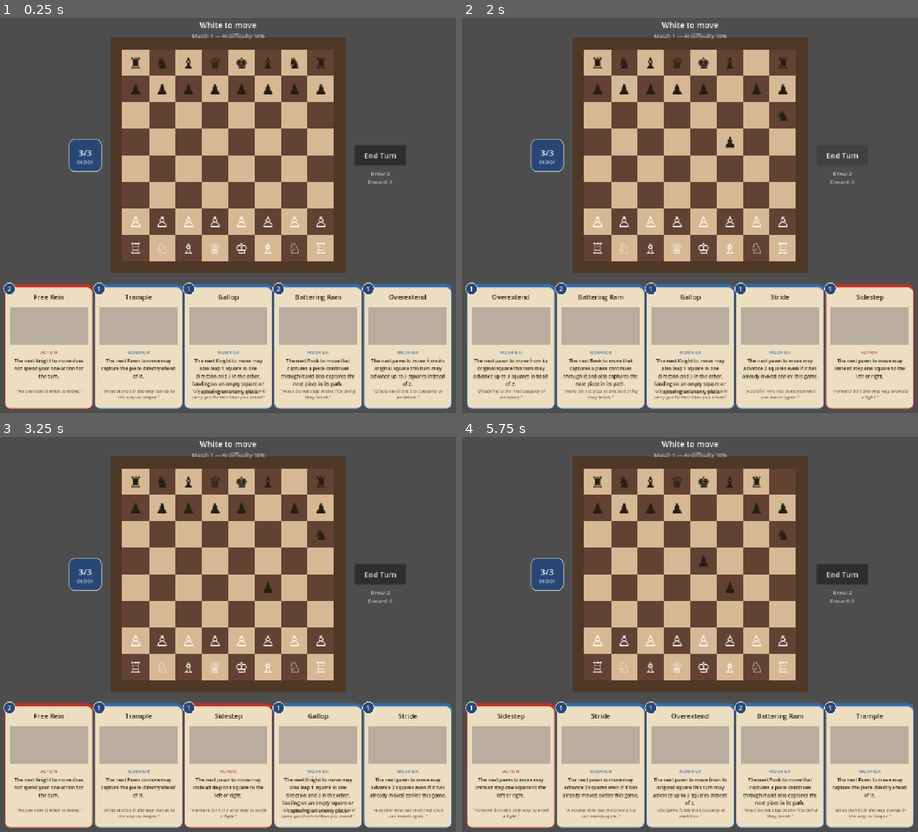
Above: before the commit, frames 1-4 (two rows, left to right).
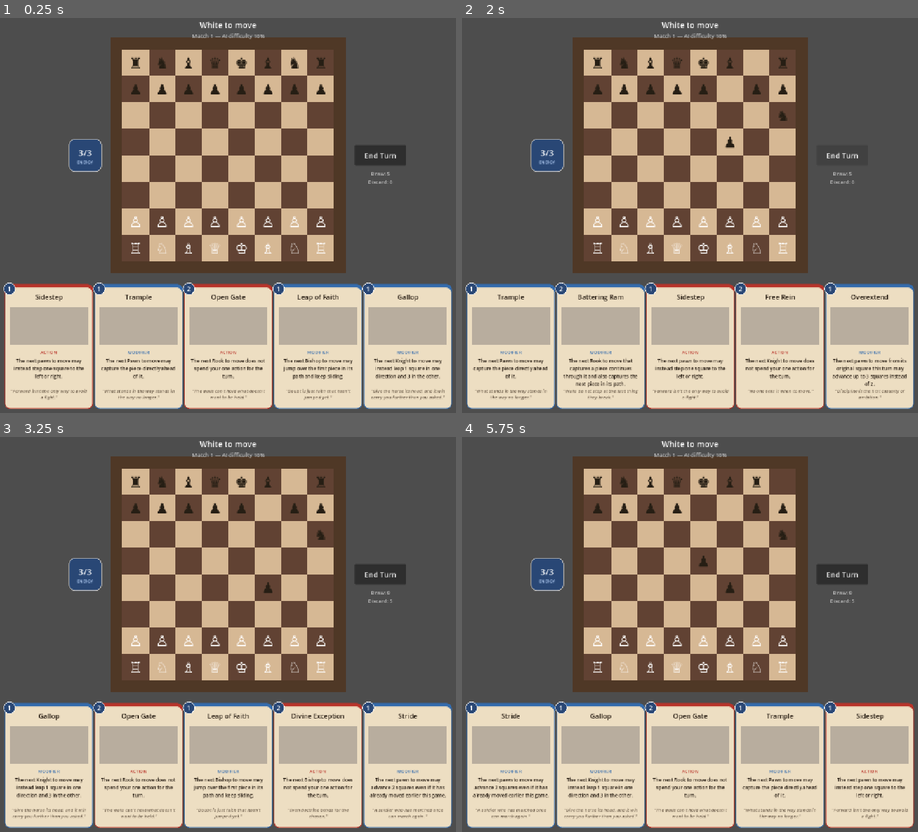
Above: after the commit, the same moments.

Repository: mwc018/ChessDeckbuilder
Game: Godot game, scene res://scenes/Match.tscn
Two runs of this game, one before a commit and one after it. Both use one fixed random seed, a clock stepped at 60 frames per second and the inputs below.
Inputs (mouse positions are in pixels of both pictures, inside the frame that each line leads up to):
- Up to frame 1 (0.25 s): no input
- Up to frame 2 (2 s): click "End Turn" at 0.5 s; click "End Turn" at 1.25 s
- Up to frame 3 (3.25 s): click "End Turn" at 2 s; drag from (136, 480) to (273, 547) at 2.77 s
- Up to frame 4 (5.75 s): tap Enter at 3.5 s; drag from (626, 480) to (667, 717) at 3.52 s; move the mouse to (648, 480) at 4.27 s; click (648, 480) at 4.42 s; tap Space at 5 s; drag from (676, 480) to (548, 575) at 5.02 s

The runs differ from the first frame. In frame 1, 2.4% of the frame differs, in the area x 1-98%, y 39-99%; in frame 2, 3.1%; in frame 3, 3.4%, in the area x 0-86%, y 39-99%; in frame 4, 3.3%.

Commit message:
Add Open Gate, Divine Exception, and Leap of Faith cards
Open Gate/Divine Exception mirror Free Rein's action-exempt move for Rooks
and Bishops. Leap of Faith lets a Bishop jump the first blocking piece on a
diagonal (friend or foe) and keep sliding beyond it. Also shortens Gallop's
and Leap of Faith's descriptions, which were overlapping their flavor text.

Co-Authored-By: Claude Sonnet 5 <noreply@anthropic.com>

Diff:
--- /dev/null
+++ b/scenes/cards/DivineException.tscn
@@ -0,0 +1,10 @@
+[gd_scene format=3]
+
+[ext_resource type="PackedScene" path="res://scenes/Card.tscn" id="1_card"]
+
+[node name="DivineException" instance=ExtResource("1_card")]
+card_name = "Divine Exception"
+cost = 2
+card_type = 0
+description = "The next Bishop to move does not spend your one action for the turn."
+flavor_text = "\"Even doctrine bends for the chosen.\""
--- a/scenes/cards/Gallop.tscn
+++ b/scenes/cards/Gallop.tscn
@@ -6,5 +6,5 @@
 card_name = "Gallop"
 cost = 1
 card_type = 1
-description = "The next Knight to move may also leap 1 square in one direction and 3 in the other, landing on an empty square or capturing an enemy piece."
+description = "The next Knight to move may instead leap 1 square in one direction and 3 in the other."
 flavor_text = "\"Give the horse its head, and it will carry you further than you asked.\""
--- /dev/null
+++ b/scenes/cards/LeapOfFaith.tscn
@@ -0,0 +1,10 @@
+[gd_scene format=3]
+
+[ext_resource type="PackedScene" path="res://scenes/Card.tscn" id="1_card"]
+
+[node name="LeapOfFaith" instance=ExtResource("1_card")]
+card_name = "Leap of Faith"
+cost = 1
+card_type = 1
+description = "The next Bishop to move may jump over the first piece in its path and keep sliding."
+flavor_text = "\"Doubt is just faith that hasn't jumped yet.\""
--- /dev/null
+++ b/scenes/cards/OpenGate.tscn
@@ -0,0 +1,10 @@
+[gd_scene format=3]
+
+[ext_resource type="PackedScene" path="res://scenes/Card.tscn" id="1_card"]
+
+[node name="OpenGate" instance=ExtResource("1_card")]
+card_name = "Open Gate"
+cost = 2
+card_type = 0
+description = "The next Rook to move does not spend your one action for the turn."
+flavor_text = "\"The walls can't hold what doesn't want to be held.\""
--- a/scripts/Board.gd
+++ b/scripts/Board.gd
@@ -138,6 +138,20 @@
 # a Modifier.
 var pending_free_rein: bool = false
 
+# Set by playing the Open Gate card; lets the human's own next Rook move
+# happen without spending the player's one action for the turn — same idea
+# as Free Rein but for a Rook (see _move_piece/_restrict_to_action_exempt_
+# destinations). Same "next move only" window as the other next-move cards.
+# An ACTION-type card, not a Modifier.
+var pending_open_gate: bool = false
+
+# Set by playing the Divine Exception card; lets the human's own next Bishop
+# move happen without spending the player's one action for the turn — same
+# idea as Free Rein/Open Gate but for a Bishop (see _move_piece/_restrict_
+# to_action_exempt_destinations). Same "next move only" window as the other
+# next-move cards. An ACTION-type card, not a Modifier.
+var pending_divine_exception: bool = false
+
 # Set by playing the Battering Ram card; lets the human's own next Rook move
 # that captures a piece continue through it and capture a second piece
 # further along the same line, if one is there to hit. Unlike Overextend this
@@ -154,6 +168,14 @@
 # actually moving, not just the player's very next move — "the next Knight
 # to move" may not be it — but likewise never survives past end_turn().
 var pending_gallop: bool = false
+
+# Set by playing the Leap of Faith card; lets the human's own next Bishop
+# move jump over the first piece blocking its diagonal (whether friend or
+# foe) and keep sliding from beyond it, landing on an empty square or
+# capturing an enemy piece there (see _add_leap_of_faith_destinations). Like
+# Battering Ram/Gallop this waits for a Bishop actually moving, not just the
+# player's very next move, but likewise never survives past end_turn().
+var pending_leap_of_faith: bool = false
 
 # The resource cards cost to play. Refills to MAX_ENERGY at the start of
 # each of the player's turns; spent energy otherwise carries through the
@@ -219,8 +241,11 @@
     pending_trample = false
     pending_sidestep = false
     pending_free_rein = false
+    pending_open_gate = false
+    pending_divine_exception = false
     pending_battering_ram = false
     pending_gallop = false
+    pending_leap_of_faith = false
     energy = MAX_ENERGY
     energy_changed.emit(energy, MAX_ENERGY)
     actions_remaining = MAX_ACTIONS
@@ -472,8 +497,11 @@
     pending_trample = false
     pending_sidestep = false
     pending_free_rein = false
+    pending_open_gate = false
+    pending_divine_exception = false
     pending_battering_ram = false
     pending_gallop = false
+    pending_leap_of_faith = false
     selected_piece_coord = ""
     _clear_move_highlights()
     _set_piece_selection_state()
@@ -496,10 +524,16 @@
         pending_sidestep = true
     elif card_name == "Free Rein" and current_turn == PLAYER_COLOR:
         pending_free_rein = true
+    elif card_name == "Open Gate" and current_turn == PLAYER_COLOR:
+        pending_open_gate = true
+    elif card_name == "Divine Exception" and current_turn == PLAYER_COLOR:
+        pending_divine_exception = true
     elif card_name == "Battering Ram" and current_turn == PLAYER_COLOR:
         pending_battering_ram = true
     elif card_name == "Gallop" and current_turn == PLAYER_COLOR:
         pending_gallop = true
+    elif card_name == "Leap of Faith" and current_turn == PLAYER_COLOR:
+        pending_leap_of_faith = true
 
 func _on_square_input(event: InputEvent, coord: String) -> void:
     if game_over or awaiting_promotion:
@@ -735,12 +769,15 @@
     if promotion_symbol != "":
         _apply_promotion(to_coord, promotion_symbol)
 
-    # Free Rein: a normal Knight move needs no special handling of its own
-    # (unlike Square Dance/Sidestep it grants no new destinations, so it
-    # already went through all the capture/etc. logic above like any other
-    # move) — it just needs to skip spending the action once it's done.
+    # Free Rein/Open Gate/Divine Exception: a normal Knight/Rook/Bishop move
+    # needs no special handling of its own (unlike Square Dance/Sidestep
+    # they grant no new destinations, so the move already went through all
+    # the capture/etc. logic above like any other move) — it just needs to
+    # skip spending the action once it's done.
     var is_free_rein_knight_move: bool = pending_free_rein and moving_symbol == "♘"
-    _finish_move(moving_symbol, is_free_rein_knight_move)
+    var is_open_gate_rook_move: bool = pending_open_gate and moving_symbol == "♖"
+    var is_divine_exception_bishop_move: bool = pending_divine_exception and moving_symbol == "♗"
+    _finish_move(moving_symbol, is_free_rein_knight_move or is_open_gate_rook_move or is_divine_exception_bishop_move)
 
 # Shared end-of-move bookkeeping: clears the current selection/highlights,
 # consumes whichever "next move" card effects applied to this move, and
@@ -758,9 +795,10 @@
     _clear_move_highlights()
     _set_piece_selection_state()
 
-    # The Overextend/Stride/Square Dance/Trample/Sidestep/Free Rein windows
-    # only ever cover the player's very next move — win or lose the bonus,
-    # it's spent once that move (this one) happens.
+    # The Overextend/Stride/Square Dance/Trample/Sidestep/Free Rein/Open
+    # Gate/Divine Exception windows only ever cover the player's very next
+    # move — win or lose the bonus, it's spent once that move (this one)
+    # happens.
     if current_turn == PLAYER_COLOR:
         pending_overextend = false
         pending_stride = false
@@ -768,13 +806,18 @@
         pending_trample = false
         pending_sidestep = false
         pending_free_rein = false
-        # Battering Ram and Gallop each wait for the next move of their own
-        # piece type specifically, however many other moves happen first —
-        # spent once that piece moves, whether or not the bonus was used.
+        pending_open_gate = false
+        pending_divine_exception = false
+        # Battering Ram, Gallop, and Leap of Faith each wait for the next
+        # move of their own piece type specifically, however many other
+        # moves happen first — spent once that piece moves, whether or not
+        # the bonus was used.
         if moving_symbol == "♖":
             pending_battering_ram = false
         if moving_symbol == "♘":
             pending_gallop = false
+        if moving_symbol == "♗":
+            pending_leap_of_faith = false
         if not is_action_exempt:
             actions_remaining = max(actions_remaining - 1, 0)
     elif current_turn == ai_color:
@@ -1081,6 +1124,8 @@
         _add_battering_ram_destination(from_coord, state, is_white, result)
     if pending_gallop and symbol == "♘":
         _add_gallop_destinations(from_coord, state, is_white, result)
+    if pending_leap_of_faith and symbol == "♗":
+        _add_leap_of_faith_destinations(from_coord, state, is_white, result)
     if actions_remaining <= 0:
         _restrict_to_action_exempt_destinations(symbol, from_coord, state, is_white, result)
     return result
@@ -1092,13 +1137,19 @@
 # pattern is unambiguous), or, for a Knight while Free Rein is pending,
 # every destination it has (Free Rein exempts the whole move rather than
 # specific destinations, since it grants no new ones — a Knight just moves
-# normally). The swap/sidestep predicates are exactly what _move_piece
-# itself uses to detect each move type, so this can't drift out of sync with
-# what actually gets treated as exempt there. Every other destination this
-# function generated would consume an action the player no longer has.
-# Paths are cleared too since none of these exempt moves are a slide.
+# normally, and likewise for a Rook while Open Gate is pending, or a Bishop
+# while Divine Exception is pending). The swap/sidestep predicates are
+# exactly what _move_piece itself uses to detect each move type, so this
+# can't drift out of sync with what actually gets treated as exempt there.
+# Every other destination this function generated would consume an action
+# the player no longer has. Paths are cleared too since none of these
+# exempt moves are a slide.
 func _restrict_to_action_exempt_destinations(symbol: String, from_coord: String, state: Dictionary, is_white: bool, result: Dictionary) -> void:
     if pending_free_rein and symbol == "♘":
+        return
+    if pending_open_gate and symbol == "♖":
+        return
+    if pending_divine_exception and symbol == "♗":
         return
     var is_pawn: bool = symbol == "♙" or symbol == "♟"
     var from_rank: String = from_coord.substr(1)
@@ -1149,6 +1200,72 @@
         destinations.append(coord)
 
     result["destinations"] = destinations
+
+# Leap of Faith: for each of the 4 diagonals, finds the first occupied
+# square (the blocker — friend or foe, it doesn't matter which) and, if
+# there's anything on the board beyond it, treats it as jumped over and
+# keeps sliding from there exactly like a normal Bishop move would: every
+# empty square along the way is a destination, and the slide stops (adding
+# one final capturing destination) at the next occupied square, whether
+# that's an enemy piece to capture or a friendly one that blocks. The
+# blocker's own square is added as a path (not a destination — it's jumped
+# over, never landed on) purely so the jump reads visually as passing over
+# it. Only reachable from _collect_legal_moves_for_piece (the human preview/
+# selection entry point), never from the AI/attack-detection paths, so this
+# can't affect the AI's search or leak the bonus onto the opponent's bishops.
+func _add_leap_of_faith_destinations(from_coord: String, state: Dictionary, is_white: bool, result: Dictionary) -> void:
+    var destinations: Array[String] = result.get("destinations", [])
+    var paths: Array[String] = result.get("paths", [])
+    var file_index: int = _file_to_index(from_coord.substr(0, 1))
+    var rank_index: int = int(from_coord.substr(1)) - 1
+    var directions: Array[Vector2i] = [Vector2i(1, 1), Vector2i(1, -1), Vector2i(-1, 1), Vector2i(-1, -1)]
+
+    for dir in directions:
+        var x: int = file_index
+        var y: int = rank_index
+        var blocker_coord: String = ""
+        while true:
+            x += dir.x
+            y += dir.y
+            if x < 0 or x >= 8 or y < 0 or y >= 8:
+                break
+            var coord: String = _index_to_coord(x, y)
+            if state.has(coord):
+                blocker_coord = coord
+                break
+        if blocker_coord == "":
+            continue  # nothing blocks this diagonal — nothing to jump over
+
+        var reached: Array[String] = []
+        x += dir.x
+        y += dir.y
+        while x >= 0 and x < 8 and y >= 0 and y < 8:
+            var coord: String = _index_to_coord(x, y)
+            if state.has(coord):
+                if _is_white_piece(state[coord]) != is_white:
+                    reached.append(coord)
+                break
+            reached.append(coord)
+            x += dir.x
+            y += dir.y
+
+        if reached.is_empty():
+            continue  # the blocker was the last thing on the board this way
+
+        if not (blocker_coord in paths):
+            paths.append(blocker_coord)
+        for index in range(reached.size() - 1):
+            if not (reached[index] in paths):
+                paths.append(reached[index])
+        for coord in reached:
+            if coord in destinations:
+                continue
+            if _move_leaves_king_in_check(from_coord, coord, is_white, state):
+                continue
+            destinations.append(coord)
+
+    result["destinations"] = destinations
+    result["paths"] = paths
 
 # Square Dance: any friendly piece adjacent to this one (any of the 8
 # surrounding squares) can be swapped into, regardless of what this piece
--- a/scripts/Match.gd
+++ b/scripts/Match.gd
@@ -29,6 +29,9 @@
     "Trample": preload("res://scenes/cards/Trample.tscn"),
     "Sidestep": preload("res://scenes/cards/Sidestep.tscn"),
     "Free Rein": preload("res://scenes/cards/FreeRein.tscn"),
+    "Open Gate": preload("res://scenes/cards/OpenGate.tscn"),
+    "Divine Exception": preload("res://scenes/cards/DivineException.tscn"),
+    "Leap of Faith": preload("res://scenes/cards/LeapOfFaith.tscn"),
 }
 
 # The singleton starting deck — one copy of each card the player begins
@@ -36,7 +39,7 @@
 # run rather than something every game starts with (that "find it later"
 # mechanic doesn't exist yet, so for now it's simply not dealt at all).
 const STARTING_DECK_CARD_NAMES: Array[String] = [
-    "Overextend", "Battering Ram", "Stride", "Gallop", "Trample", "Sidestep", "Free Rein",
+    "Overextend", "Battering Ram", "Stride", "Gallop", "Trample", "Sidestep", "Free Rein", "Open Gate", "Divine Exception", "Leap of Faith",
 ]
 
 # AI difficulty is randomized per game within board.ai_difficulty_min/max
